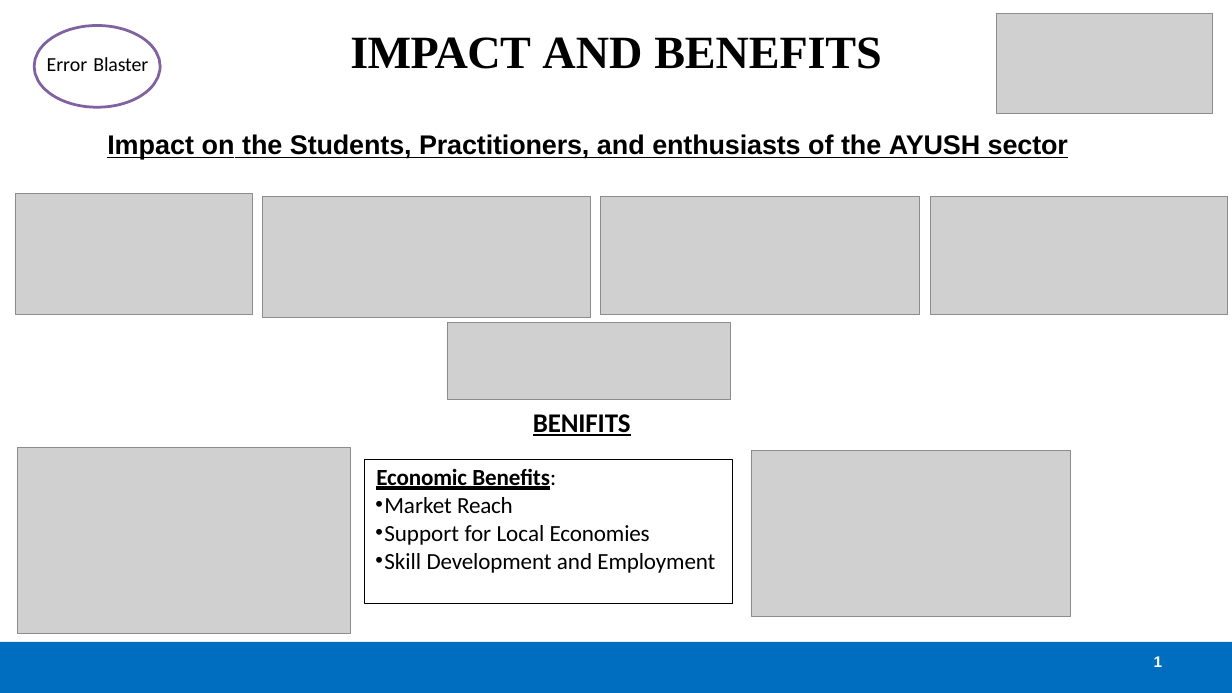
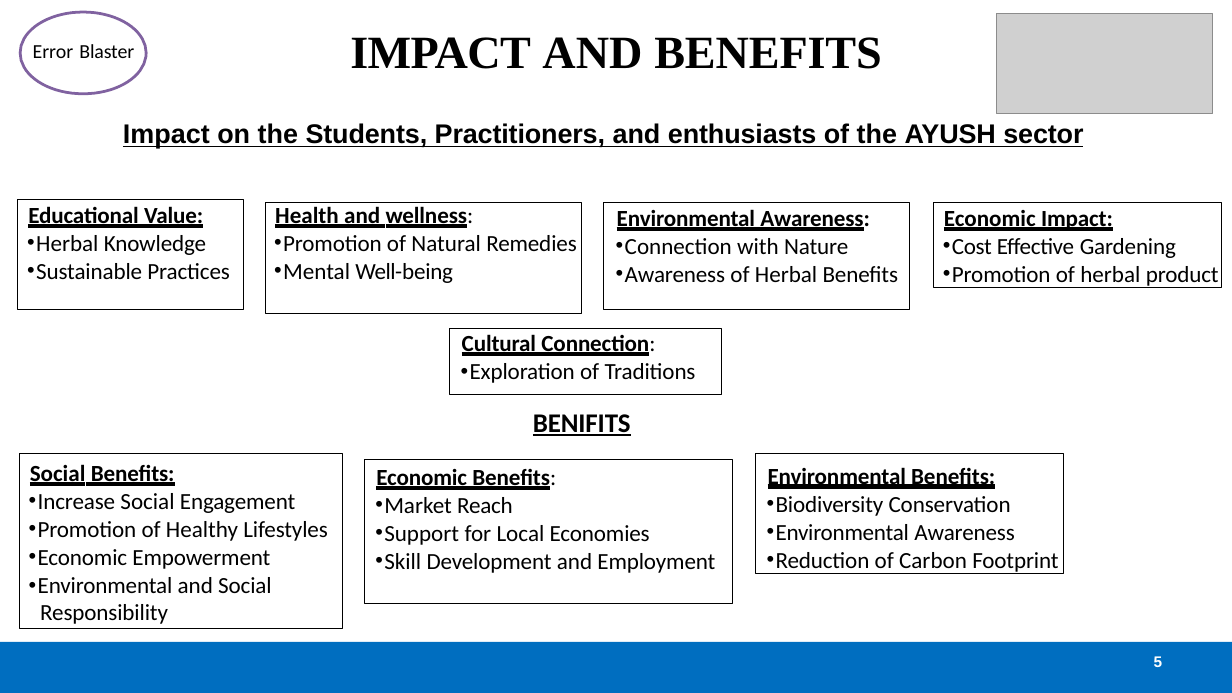
Before and after one commit to gouravgodla/SIH-PROJECT, a slide deck: slide 5 of final update okkk.pptx. Drawn at 1232x693 pixels with LibreOffice and Linux fonts; fonts in the diff are those of the drawing; grey boxes stand for pictures. Boxes give left, top, right and bottom in pixels: in the first picture for what was removed or moved away, otherwise in the second. Text is boxed around its words. In the diff, an @@ line names an element or a change of style, - is before the commit and + after.

```diff
--- a/final update okkk.pptx
+++ b/final update okkk.pptx
@@ freeform shape: place and size @@
-freeform shape at bbox=[34, 26, 160, 108]
+freeform shape at bbox=[20, 12, 146, 94]
@@ text "Error Blaster": place and size @@
-text "Error Blaster" at bbox=[47, 57, 148, 71]
+text "Error Blaster" at bbox=[33, 44, 134, 58]
@@ text "Impact on the Students, Practitioners, ...": place and size @@
-text "Impact on the Students, Practitioners, ..." at bbox=[107, 134, 1068, 159]
+text "Impact on the Students, Practitioners, ..." at bbox=[123, 123, 1083, 148]
@@ picture removed at bbox=[16, 193, 252, 314] @@
@@ rectangle added at bbox=[18, 200, 244, 310], outline #000000 0.72 pt, 18 pt, text #000000 @@
+Educational Value:
+• Herbal Knowledge
+• Sustainable Practices
@@ picture removed at bbox=[262, 196, 591, 317] @@
@@ rectangle added at bbox=[265, 202, 582, 313], outline #000000 0.72 pt, 18 pt, text #000000 @@
+Health and wellness:
+• Promotion of Natural Remedies
+• Mental Well-being
@@ picture removed at bbox=[601, 196, 920, 314] @@
@@ rectangle added at bbox=[604, 202, 910, 310], outline #000000 0.72 pt, 18 pt, text #000000 @@
+Environmental Awareness:
+• Connection with Nature
+• Awareness of Herbal Benefits
@@ picture removed at bbox=[931, 196, 1227, 314] @@
@@ rectangle added at bbox=[933, 202, 1222, 287], outline #000000 0.72 pt, 18 pt, text #000000 @@
+Economic Impact:
+• Cost Effective Gardening
+• Promotion of herbal product
@@ picture removed at bbox=[447, 323, 730, 399] @@
@@ rectangle added at bbox=[450, 329, 722, 395], outline #000000 0.72 pt, 18 pt, text #000000 @@
+Cultural Connection:
+• Exploration of Traditions
@@ picture removed at bbox=[18, 447, 350, 633] @@
@@ rectangle added at bbox=[19, 454, 342, 629], outline #000000 0.72 pt, 18 pt, text #000000 @@
+Social Benefits:
+• Increase Social Engagement
+• Promotion of Healthy Lifestyles
+• Economic Empowerment
+• Environmental and Social Responsibility
@@ picture removed at bbox=[752, 451, 1071, 617] @@
@@ rectangle added at bbox=[755, 454, 1063, 573], outline #000000 0.72 pt, 18 pt, text #000000 @@
+Environmental Benefits:
+• Biodiversity Conservation
+• Environmental Awareness
+• Reduction of Carbon Footprint
@@ text at bbox=[1154, 656, 1163, 667]: text changed @@
-1
+5
```
Also in this commit, not shown: 5 other slides changed, 2 other files.
